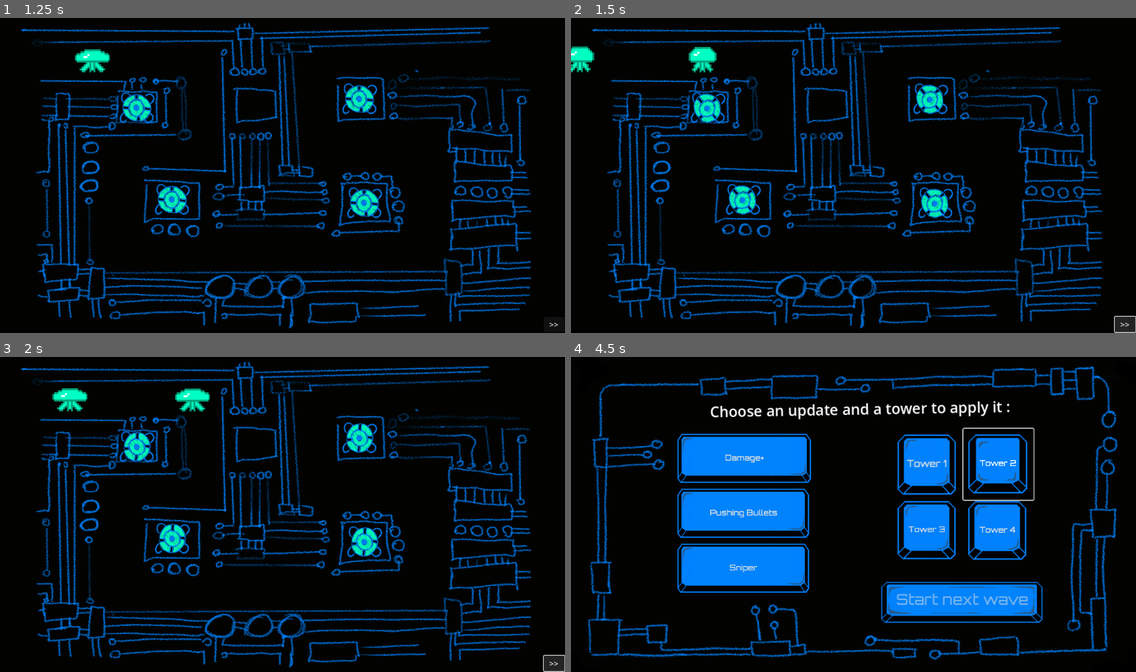
Above: before the commit, frames 1-4 (two rows, left to right).
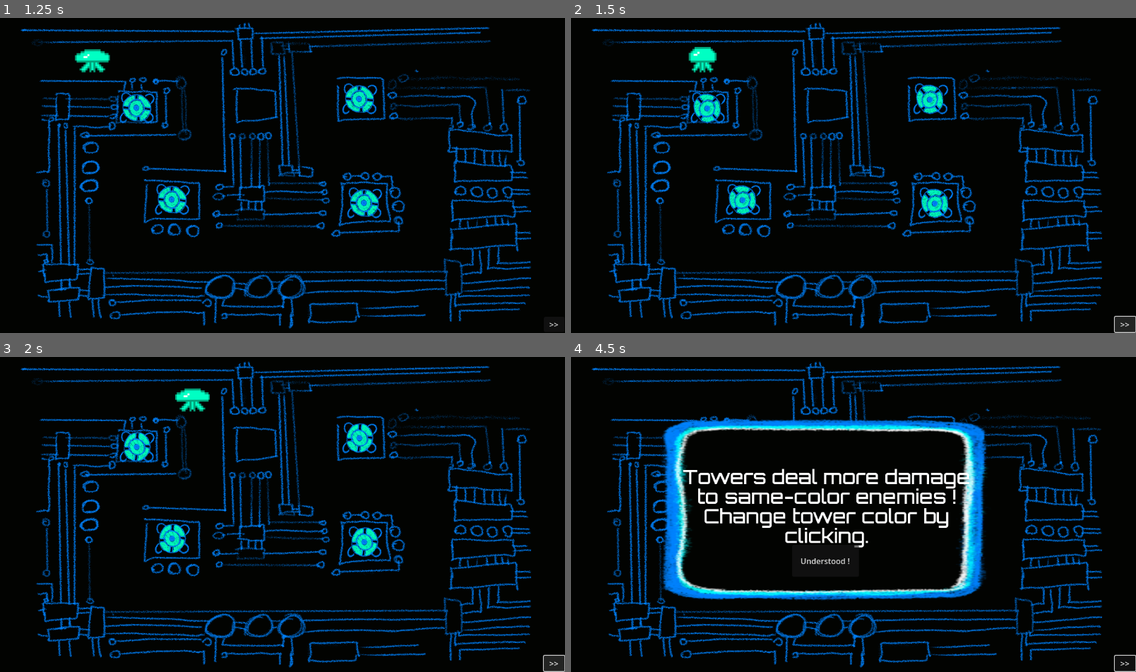
Above: after the commit, the same moments.

Repository: pbagnoud/minijam183
Game: Godot game, scene res://Scenes/main.tscn
The game is run twice, just before and just after one commit, with the same random seed, the same clock (stepped at 60 frames per second) and the same inputs.
Inputs (mouse positions are in pixels of both pictures, inside the frame that each line leads up to):
- Up to frame 1 (1.25 s): click "Understood !" at 0.5 s
- Up to frame 2 (1.5 s): click ">>" at 1.25 s
- Up to frame 3 (2 s): no input
- Up to frame 4 (4.5 s): click ">>" at 2 s; click ">>" at 2.75 s; click (926, 464) at 3.5 s, where only the run before the commit has a clickable "Tower 1"; click (1000, 464) at 4.25 s, where only the run before the commit has a clickable "Tower 2"

Frame 1 is identical in both runs. In frame 2, 0.3% of the frame differs, in the area x 0-5%, y 8-18%; in frame 3, 0.3%; in frame 4, 41%, in the area x 2-100%, y 1-100%.

Commit message:
Added tutorials

Diff:
--- a/minijam183/Scenes/upgrade_screen.tscn
+++ b/minijam183/Scenes/upgrade_screen.tscn
@@ -7,6 +7,10 @@
 [ext_resource type="ButtonGroup" uid="uid://d3m534ofkni8y" path="res://Scenes/button_group_selection_tower.tres" id="4_kfdqr"]
 [ext_resource type="Theme" uid="uid://dx8n4eocr4n2e" path="res://Assets/Themes/nice_buttons_long.tres" id="5_2oxtv"]
 [ext_resource type="Texture2D" uid="uid://35n12xy1ku1n" path="res://Assets/OtherBackgrounds/Background-screens-V1.png" id="5_54md0"]
+[ext_resource type="Theme" uid="uid://d13rylh3aso12" path="res://Assets/Themes/popup_windows.tres" id="8_gmf5r"]
+[ext_resource type="FontFile" uid="uid://cj7u45bak0qop" path="res://Assets/Fonts/orbitron-master/Orbitron Medium.ttf" id="9_kjkj4"]
+
+[sub_resource type="StyleBoxTexture" id="StyleBoxTexture_fs7ot"]
 
 [node name="UpgradeScreen" type="Control"]
 z_index = 30
@@ -131,6 +135,36 @@
 scale = Vector2(0.963717, 0.886207)
 texture = ExtResource("5_54md0")
 
+[node name="Tuto1" type="RichTextLabel" parent="."]
+visible = false
+layout_mode = 0
+offset_left = 105.0
+offset_top = 36.0
+offset_right = 1048.0
+offset_bottom = 525.0
+theme = ExtResource("8_gmf5r")
+
+[node name="Button" type="Button" parent="Tuto1"]
+layout_mode = 0
+offset_left = 345.0
+offset_top = 284.0
+offset_right = 546.0
+offset_bottom = 402.0
+theme = ExtResource("5_2oxtv")
+theme_override_font_sizes/font_size = 30
+text = "Got it !"
+
+[node name="RichTextLabel" type="RichTextLabel" parent="Tuto1"]
+layout_mode = 0
+offset_left = 124.0
+offset_top = 77.0
+offset_right = 818.0
+offset_bottom = 296.0
+theme_override_fonts/normal_font = ExtResource("9_kjkj4")
+theme_override_font_sizes/normal_font_size = 40
+theme_override_styles/normal = SubResource("StyleBoxTexture_fs7ot")
+text = "Each time you finish a wave, you will be offered upgrades. First select an upgrade, then a tower to which it will be applied."
+
 [connection signal="tree_exited" from="." to="." method="_on_tree_exited"]
 [connection signal="pressed" from="Button_tower_1" to="." method="_on_button_tower_1_pressed"]
 [connection signal="pressed" from="Button_tower_2" to="." method="_on_button_tower_2_pressed"]
@@ -141,3 +175,4 @@
 [connection signal="pressed" from="Button_upgrade_1" to="." method="_on_button_upgrade_1_pressed"]
 [connection signal="pressed" from="Button_upgrade_2" to="." method="_on_button_upgrade_2_pressed"]
 [connection signal="pressed" from="Button_upgrade_3" to="." method="_on_button_upgrade_3_pressed"]
+[connection signal="pressed" from="Tuto1/Button" to="." method="_on_button_pressed"]
--- a/minijam183/Scripts/main.gd
+++ b/minijam183/Scripts/main.gd
@@ -46,14 +46,28 @@
 		Engine.physics_ticks_per_second = 60
 	if has_to_check_empty_screen:
 		if get_tree().get_nodes_in_group("enemy").is_empty():
-			upgrade_screen.reset()
-			has_to_check_empty_screen = false
+			print(round_id)
+			#await get_tree().create_timer(2).timeout
+			if round_id < 3:
+				start_new_round()
+				has_to_check_empty_screen = false
+			else :
+				upgrade_screen.reset()
+				has_to_check_empty_screen = false
 
 
 
 func _on_upgrade_screen_finished():
-	print('new_round')
+	start_new_round()
+
+func start_new_round():
+	print('new_round :', round_id )
 	path_2d.new_round(round_id)
+	if round_id == 1:
+		tower_1.change_color(1)
+		tower_2.change_color(1)
+		tower_3.change_color(1)
+		tower_4.change_color(1)
 	round_id +=1
 	failures_count = 0
 
--- a/minijam183/Scripts/path_2d.gd
+++ b/minijam183/Scripts/path_2d.gd
@@ -16,9 +16,11 @@
 
 func _generate_wave(wave_id:int)-> void:
 	if wave_id == 0 :
-		wave = [0]
-		# implement tutorial
-		pass
+		wave = [-1,0]
+	elif wave_id == 1:
+		wave = [0,0,0,0]
+	elif wave_id == 2:
+		wave = [0,1,1]
 	else :
 		var size_wave = 5 + wave_id * 5
 		for _i in range(size_wave):
@@ -35,6 +37,7 @@
 	_generate_wave(wave_id)
 	_speed_up_wave(wave_id)
 	_update_life_ennemies(wave_id)
+	print("la wave est :", wave, "et j'affiche le tuto")
 	show_tutorial.emit(wave_id)
 	check_empty=true
 	return wave.size()*spawntime
@@ -48,10 +51,13 @@
 	timer += delta
 
 	if timer > spawntime:
-		var new_follower = follower.instantiate()
-		new_follower.color=wave.pop_front()
-		add_child(new_follower)
-		new_follower.pv = current_pv
-		new_follower.set_pv(current_pv) # Je sais que set(value) est censé éviter ce genre de mochetés, mais j'ai pas réussi à faire sans
-		# à cause des virus qui splittent et du timing de quand ils sont instantiés vs quand ils entrent dans l'arbre
+		if not wave[0] == -1:
+			var new_follower = follower.instantiate()
+			new_follower.color=wave.pop_front()
+			add_child(new_follower)
+			new_follower.pv = current_pv
+			new_follower.set_pv(current_pv) # Je sais que set(value) est censé éviter ce genre de mochetés, mais j'ai pas réussi à faire sans
+			# à cause des virus qui splittent et du timing de quand ils sont instantiés vs quand ils entrent dans l'arbre
+		else :
+			wave.pop_front()
 		timer = 0
--- a/minijam183/Scripts/upgrade_screen.gd
+++ b/minijam183/Scripts/upgrade_screen.gd
@@ -8,10 +8,13 @@
 @onready var button_upgrade_2: Button = $Button_upgrade_2
 @onready var button_next_wave: Button = $Button_next_wave
 @onready var button_upgrade_3: Button = $Button_upgrade_3
+@onready var tuto_1: RichTextLabel = $Tuto1
+
 
 var upgrade_1_Id: String
 var upgrade_2_Id: String
 var upgrade_3_Id: String
+@onready var tuto_was_shown: bool = false
 
 @onready var selected_upgrade = ""
 @onready var selected_tower=0
@@ -23,6 +26,7 @@
 signal add_tower_5
 
 func _ready():
+
 	visible=false
 	upgrades_list = upgrades.upgrades_list
 	pool_indices = range(len(upgrades_list))
@@ -30,6 +34,8 @@
 	#reset()
 
 func reset():
+	if not tuto_was_shown:
+		show_upgrading_tuto()
 	visible=true
 	pool_indices.shuffle()
 
@@ -85,3 +91,11 @@
 
 func _on_button_tower_4_pressed() -> void:
 	selected_tower=4
+
+func show_upgrading_tuto():
+	tuto_1.visible = true
+
+
+
+func _on_button_pressed() -> void:
+	tuto_1.visible = false
Not shown: 1 places in minijam183/Scenes/start_screen.tscn that only renumber resources
Not shown: 1 places in minijam183/Scenes/upgrade_screen.tscn that only renumber resources
